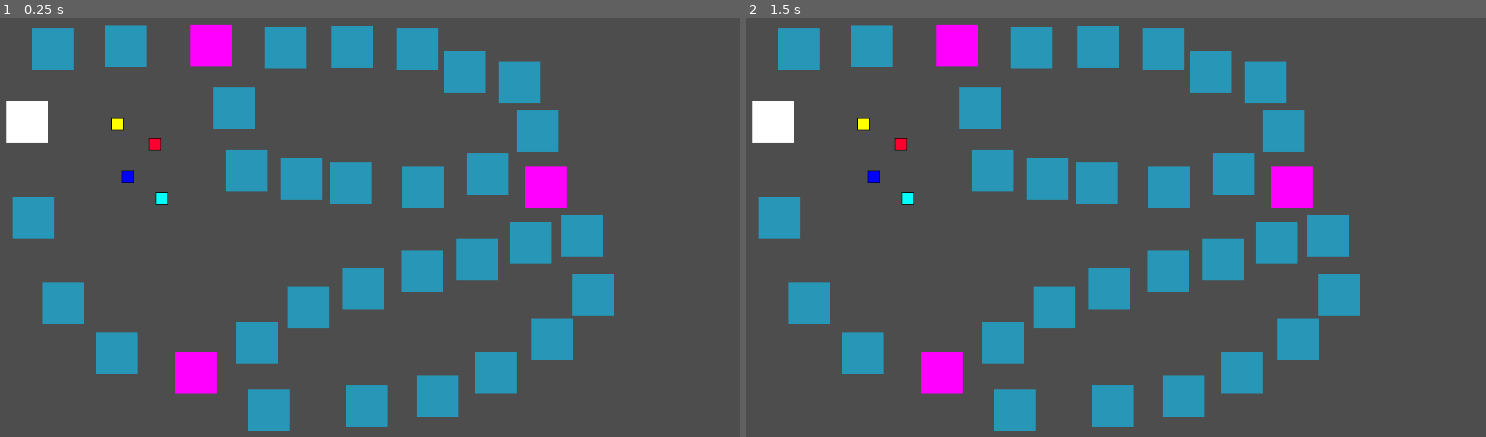
Above: before the commit, frames 1-2 (left to right).
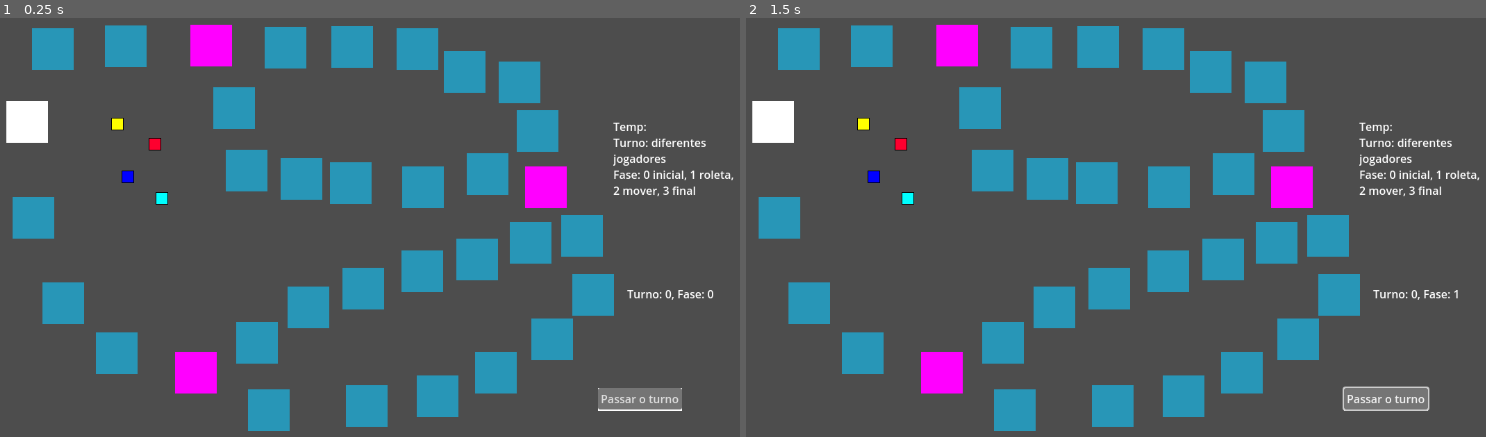
Above: after the commit, the same moments.

Repository: walo2/GameDev_ProjetoGeo
Game: Godot game, scene res://tile_map.tscn
The game is run twice, just before and just after one commit, with the same random seed, the same clock (stepped at 60 frames per second) and the same inputs.
Inputs (mouse positions are in pixels of both pictures, inside the frame that each line leads up to):
- Up to frame 1 (0.25 s): no input
- Up to frame 2 (1.5 s): click (1382, 399) at 0.5 s, where only the run after the commit has a clickable "Passar o turno"; move the mouse to (1271, 206) at 1.27 s; click (1271, 206) at 1.42 s

The runs differ from the first frame. In frame 1, 1.3% of the frame differs, in the area x 80-100%, y 24-94%; in frame 2, 1.4%.

Commit message:
inicio do controlador de turnos

Diff:
--- /dev/null
+++ b/Kapitalistik/Controlador.gd
@@ -0,0 +1,24 @@
+extends Node
+
+# fases Inicio do turno = 0, roleta: 1, movimento: 2, fim do turno: 3
+var fase = 0
+var numPlayers = 4
+var playerTurn = 0
+
+# Called when the node enters the scene tree for the first time.
+func _ready():
+	pass # Replace with function body.
+
+
+# Called every frame. 'delta' is the elapsed time since the previous frame.
+func _process(delta):
+	pass
+
+func proximaFase():
+	fase = (fase+1) % 4
+	if fase == 0:
+		fimTurno()
+
+
+func fimTurno():
+	playerTurn = (playerTurn+1) % numPlayers
--- /dev/null
+++ b/Kapitalistik/TempPassTurn.gd
@@ -0,0 +1,18 @@
+extends Node2D
+
+
+# Called when the node enters the scene tree for the first time.
+func _ready():
+	get_node("TextEdit").text = "Turno: " + str(Controlador.playerTurn) + ", Fase: " + str(Controlador.fase)
+	pass # Replace with function body.
+
+
+# Called every frame. 'delta' is the elapsed time since the previous frame.
+func _process(delta):
+	pass
+
+
+func _on_button_pressed():
+	Controlador.proximaFase()
+	get_node("TextEdit").text = "Turno: " + str(Controlador.playerTurn) + ", Fase: " + str(Controlador.fase)
+	pass # Replace with function body.
--- a/Kapitalistik/player_temp.gd
+++ b/Kapitalistik/player_temp.gd
@@ -1,9 +1,11 @@
 extends Node2D
+
 
 var drag = false
 var offset = Vector2(0,0)
 
 @export var colorPlayer : Color
+@export var playerId = 0
 
 # Called when the node enters the scene tree for the first time.
 func _ready():
@@ -18,8 +20,9 @@
 	pass
 
 func _on_button_button_down():
-	drag = true
-	offset = get_global_mouse_position() - global_position
+	if Controlador.playerTurn == playerId and Controlador.fase == 2:
+		drag = true
+		offset = get_global_mouse_position() - global_position
 
 
 func _on_button_button_up():
--- a/Kapitalistik/project.godot
+++ b/Kapitalistik/project.godot
@@ -12,8 +12,12 @@
 
 config/name="Kapitalistik"
 run/main_scene="res://tile_map.tscn"
-config/features=PackedStringArray("4.1", "Forward Plus")
+config/features=PackedStringArray("4.2", "Forward Plus")
 config/icon="res://icon.svg"
+
+[autoload]
+
+Controlador="*res://Controlador.gd"
 
 [display]
 
--- a/Kapitalistik/tile_map.tscn
+++ b/Kapitalistik/tile_map.tscn
@@ -1,7 +1,8 @@
-[gd_scene load_steps=3 format=3 uid="uid://yh26grf534pi"]
+[gd_scene load_steps=4 format=3 uid="uid://yh26grf534pi"]
 
 [ext_resource type="PackedScene" uid="uid://cg7sc7ox3xvm1" path="res://player_temp.tscn" id="1_mxqg4"]
 [ext_resource type="PackedScene" uid="uid://dymwkq732leqf" path="res://tile_basic.tscn" id="2_ix8bo"]
+[ext_resource type="Script" path="res://TempPassTurn.gd" id="3_1mgao"]
 
 [node name="Main" type="Node2D"]
 
@@ -116,6 +117,7 @@
 [node name="PlayerTemp" parent="." instance=ExtResource("1_mxqg4")]
 position = Vector2(259, 246)
 colorPlayer = Color(0, 0, 1, 1)
+playerId = 2
 
 [node name="PlayerTemp2" parent="." instance=ExtResource("1_mxqg4")]
 position = Vector2(244, 170)
@@ -124,7 +126,41 @@
 [node name="PlayerTemp3" parent="." instance=ExtResource("1_mxqg4")]
 position = Vector2(308, 277)
 colorPlayer = Color(0, 1, 1, 1)
+playerId = 3
 
 [node name="PlayerTemp4" parent="." instance=ExtResource("1_mxqg4")]
 position = Vector2(298, 199)
 colorPlayer = Color(0.996078, 0, 0.184314, 1)
+playerId = 1
+
+[node name="TempPassTurn" type="Node2D" parent="."]
+position = Vector2(936, 550)
+script = ExtResource("3_1mgao")
+
+[node name="ColorRect" type="ColorRect" parent="TempPassTurn"]
+offset_right = 121.0
+offset_bottom = 33.0
+metadata/_edit_lock_ = true
+
+[node name="Button" type="Button" parent="TempPassTurn"]
+offset_right = 121.0
+offset_bottom = 31.0
+text = "Passar o turno"
+metadata/_edit_lock_ = true
+
+[node name="TextEdit" type="RichTextLabel" parent="TempPassTurn"]
+offset_left = 42.0
+offset_top = -147.0
+offset_right = 200.0
+offset_bottom = -34.0
+
+[node name="TextEdit2" type="RichTextLabel" parent="TempPassTurn"]
+offset_left = 22.0
+offset_top = -388.0
+offset_right = 205.0
+offset_bottom = -226.0
+text = "Temp:
+Turno: diferentes jogadores
+Fase: 0 inicial, 1 roleta, 2 mover, 3 final"
+
+[connection signal="pressed" from="TempPassTurn/Button" to="TempPassTurn" method="_on_button_pressed"]
